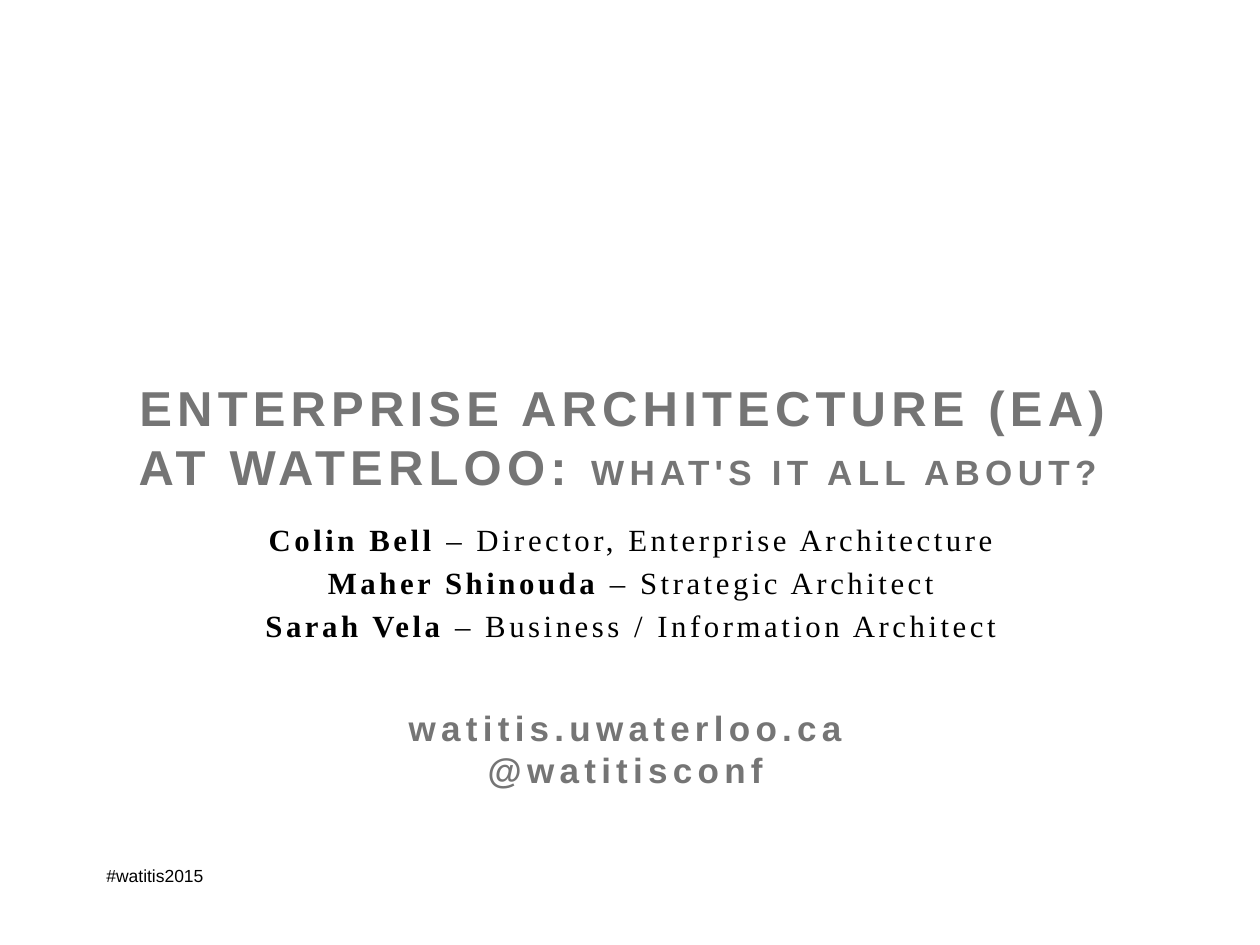
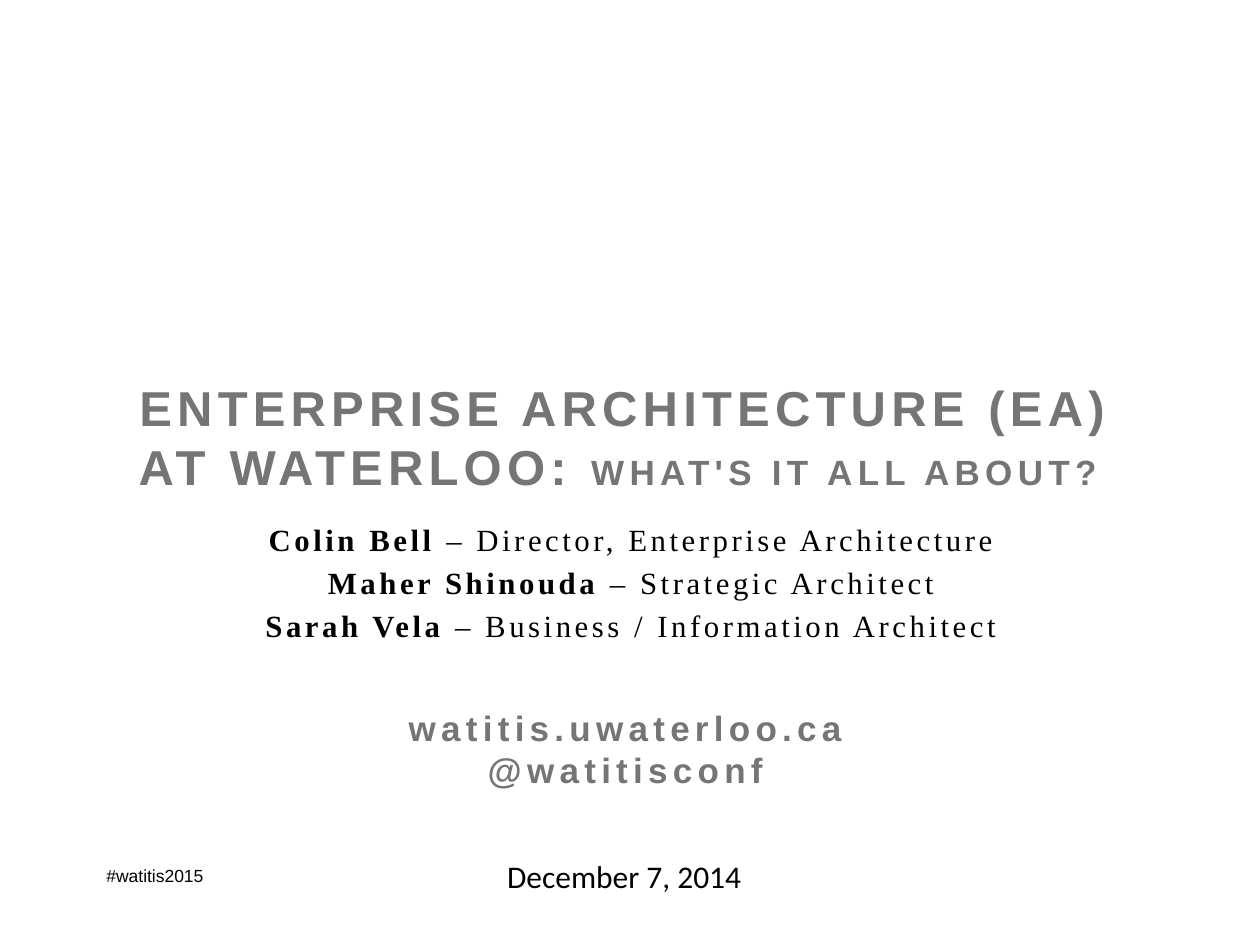
Before and after one commit to colinbellCA/presentation-istea-watitis2015, a slide deck: slide 1 of ISTEA-WatITis2015.pptx. Drawn at 1260x945 pixels with LibreOffice and Linux fonts; fonts in the diff are those of the drawing; background and template pictures are left out. Boxes give left, top, right and bottom in pixels: in the first picture for what was removed or moved away, otherwise in the second. Text is boxed around its words. In the diff, an @@ line names an element or a change of style, - is before the commit and + after.

```diff
--- a/ISTEA-WatITis2015.pptx
+++ b/ISTEA-WatITis2015.pptx
@@ text added at [507,866,741,892], 18 pt, text #000000 @@
+December 7, 2014
```
Also in this commit, not shown: 8 other slides changed, 4 slides added, 3 slides removed, 3 other files.
